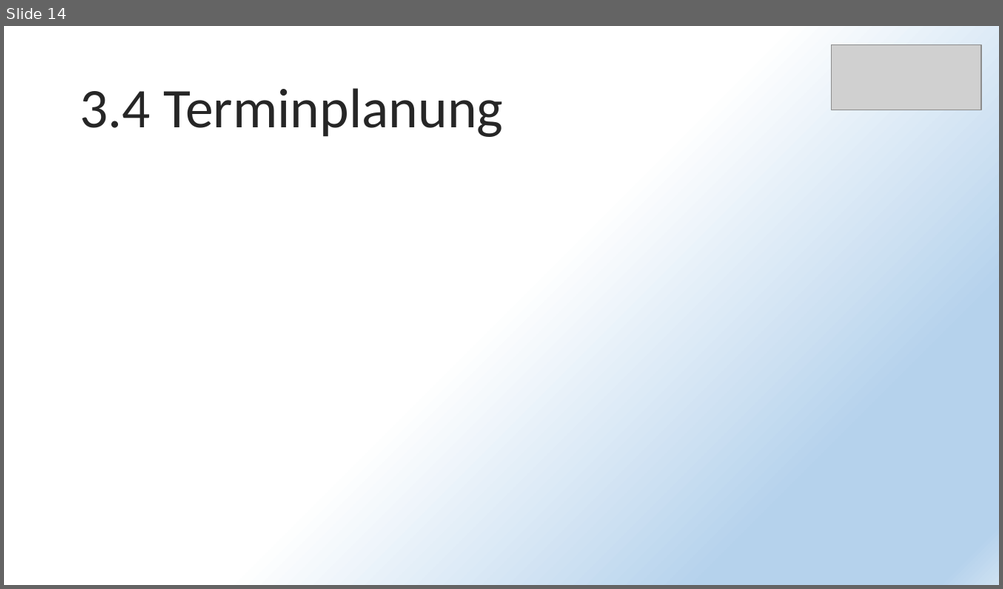
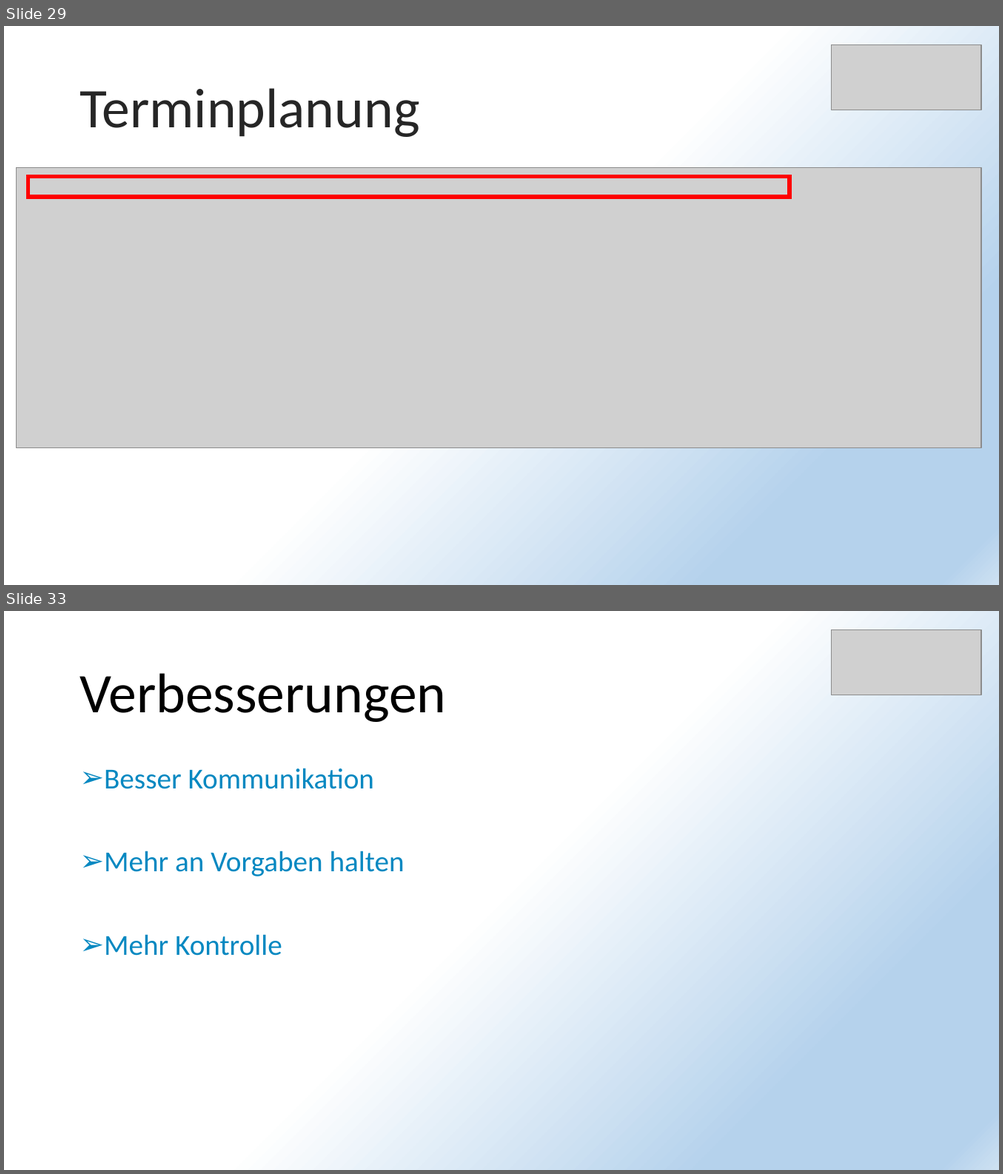
Before and after one commit to PapAnte/g2schoolproject, a slide deck: Projekt IT-Verwaltung.pptx. Shown one above the other, each under a label of ours: slide 14 before the commit, slides 29 and 33 after it; the slides between them are not shown. The pictures are 1003x589 and 1003x1174 pixels, drawn with LibreOffice and Linux fonts; fonts in the diff are those of the drawing; grey boxes stand for pictures. Boxes give left, top, right and bottom in pixels: in the first picture for what was removed or moved away, otherwise in the second. Text is boxed around its words. In the diff, an @@ line names an element or a change of style, - is before the commit and + after.

```diff
--- a/Projekt IT-Verwaltung.pptx
+++ b/Projekt IT-Verwaltung.pptx
@@ slide 33 added at (x1=4, y1=611, x2=999, y2=1170), background gradient #FFFFFF to #B5D2EC to #CEE1F2 @@
@@ picture added at (x1=831, y1=629, x2=981, y2=695) @@
@@ title added at (x1=79, y1=673, x2=446, y2=722), 54 pt, text #000000 @@
+Verbesserungen
@@ text added at (x1=104, y1=768, x2=404, y2=956), 28 pt, text #0688C1 @@
+➢ Besser Kommunikation
+➢ Mehr an Vorgaben halten
+➢ Mehr Kontrolle
@@ what was slide 14 is now slide 29 @@
@@ slide 29 changed as well @@
@@ title at (x1=79, y1=88, x2=419, y2=137): text changed @@
-3.4 Terminplanung
+Terminplanung
@@ picture added at (x1=17, y1=168, x2=982, y2=448) @@
@@ frame added at (x1=26, y1=175, x2=791, y2=199), fill #FF0000, outline #FF0000 1 pt @@
```
Also in this commit, not shown: 6 other slides changed, 25 other slides added, 21 slides removed.
